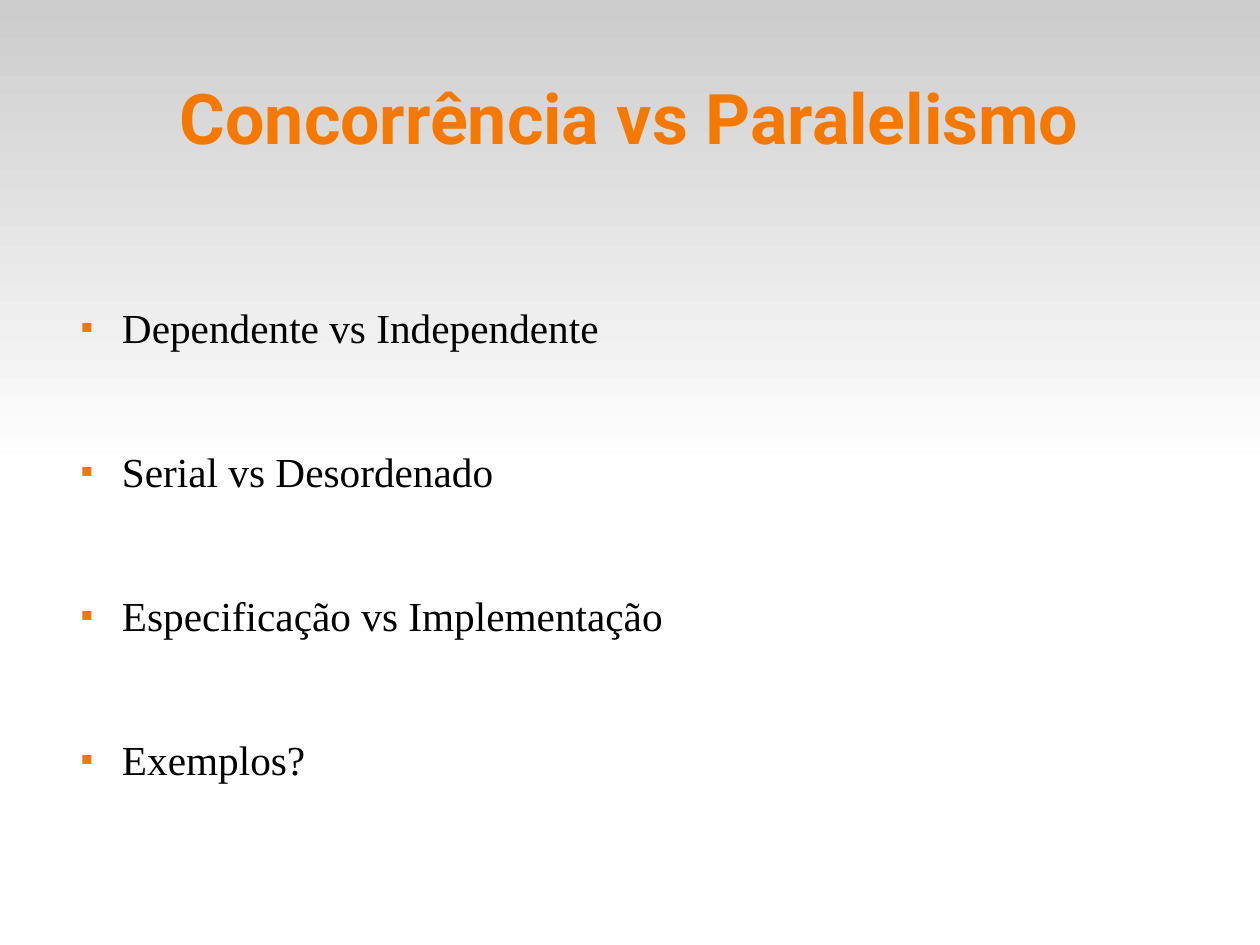
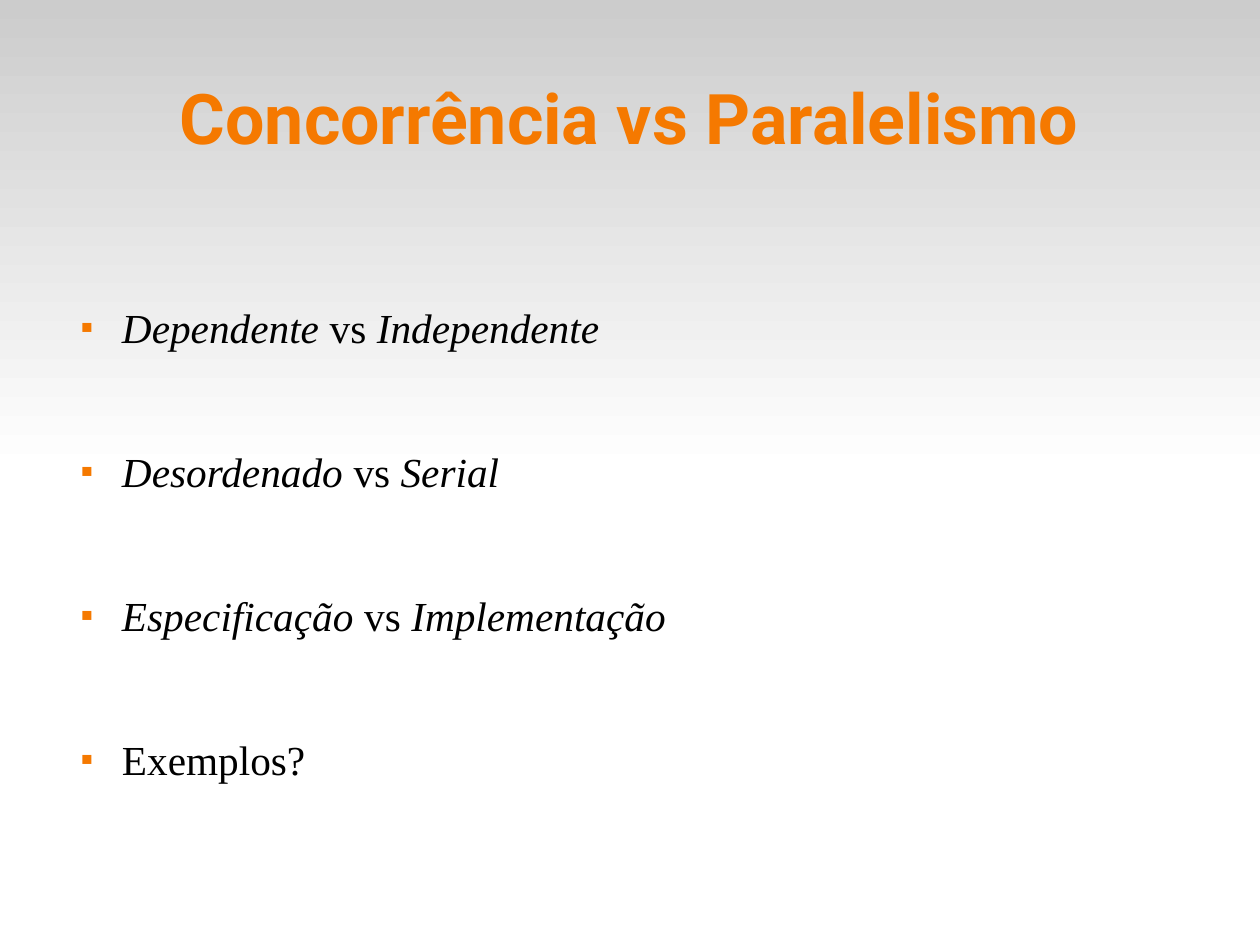
Before and after one commit to fsantanna-uerj/reativos, a slide deck: slide 8 of slides/01_reativos.odp. Drawn at 1260x945 pixels with LibreOffice and Linux fonts; fonts in the diff are those of the drawing. Boxes give left, top, right and bottom in pixels: in the first picture for what was removed or moved away, otherwise in the second. Text is boxed around its words. In the diff, an @@ line names an element or a change of style, - is before the commit and + after.

```diff
--- a/slides/01_reativos.odp
+++ b/slides/01_reativos.odp
@@ text at bbox=[122, 314, 665, 640]: italic on in "Dependente Independente", "Especificação Implementação" @@
@@ text at bbox=[122, 458, 500, 488]: text changed; italic on @@
-■ Serial vs Desordenado
+■ Desordenado vs Serial
```
Also in this commit, not shown: 2 other slides changed, 7 other files.
